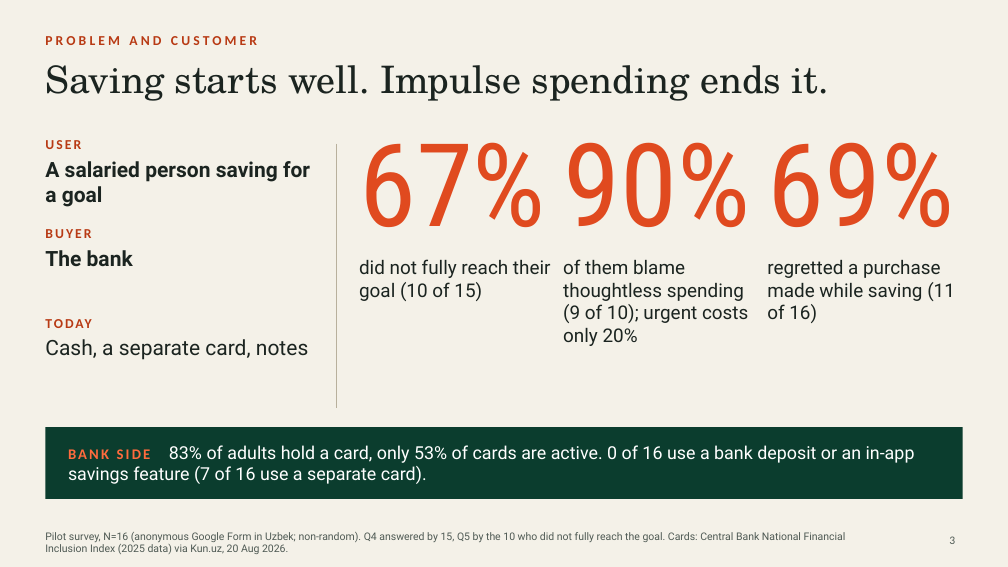
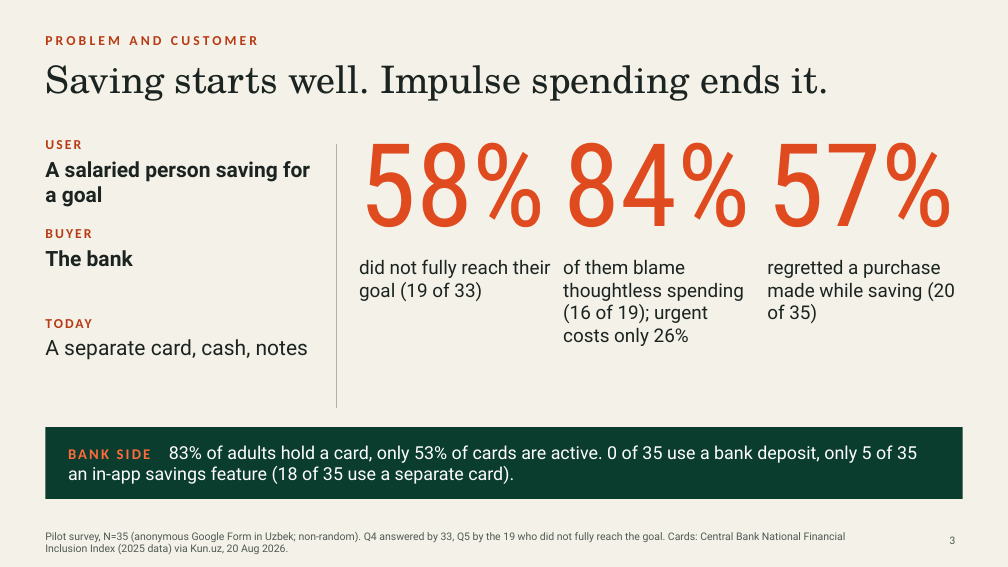
Before and after one commit to quixtorm/Goalie, a slide deck: slide 3 of pitch/Goalie_pitch_Infinity.pptx. Drawn at 1008x567 pixels with LibreOffice and Linux fonts; fonts in the diff are those of the drawing. Boxes give left, top, right and bottom in pixels: in the first picture for what was removed or moved away, otherwise in the second. Text is boxed around its words. In the diff, an @@ line names an element or a change of style, - is before the commit and + after.

```diff
--- a/pitch/Goalie_pitch_Infinity.pptx
+++ b/pitch/Goalie_pitch_Infinity.pptx
@@ text at box(359, 142, 546, 227): text changed @@
-67%
+58%
@@ text at box(563, 142, 750, 227): text changed @@
-90%
+84%
@@ text at box(767, 142, 954, 227): text changed @@
-69%
+57%
@@ text at box(359, 259, 551, 301): text changed @@
-did not fully reach their goal (10 of 15)
+did not fully reach their goal (19 of 33)
@@ text at box(563, 259, 744, 346): text changed @@
-of them blame thoughtless spending (9 of 10); urgent costs only 20%
+of them blame thoughtless spending (16 of 19); urgent costs only 26%
@@ text at box(767, 260, 955, 323): text changed @@
-regretted a purchase made while saving (11 of 16)
+regretted a purchase made while saving (20 of 35)
@@ text at box(45, 339, 308, 360): text changed @@
-Cash, a separate card, notes
+A separate card, cash, notes
@@ text at box(68, 445, 917, 484): text changed @@
-BANK SIDE 83% of adults hold a card, only 53% of cards are active. 0 of 16 use a bank deposit or an in-app savings feature (7 of 16 use a separate card).
+BANK SIDE 83% of adults hold a card, only 53% of cards are active. 0 of 35 use a bank deposit, only 5 of 35 an in-app savings feature (18 of 35 use a separate card).
@@ text at box(45, 532, 846, 554): text changed @@
-Pilot survey, N=16 (anonymous Google Form in Uzbek; non-random). Q4 answered by 15, Q5 by the 10 who did not fully reach the goal. Cards: Central Bank National Financial Inclusion Index (2025 data) via Kun.uz, 20 Aug 2026.
+Pilot survey, N=35 (anonymous Google Form in Uzbek; non-random). Q4 answered by 33, Q5 by the 19 who did not fully reach the goal. Cards: Central Bank National Financial Inclusion Index (2025 data) via Kun.uz, 20 Aug 2026.
```
Also in this commit, not shown: 2 other slides changed, 4 other files.
